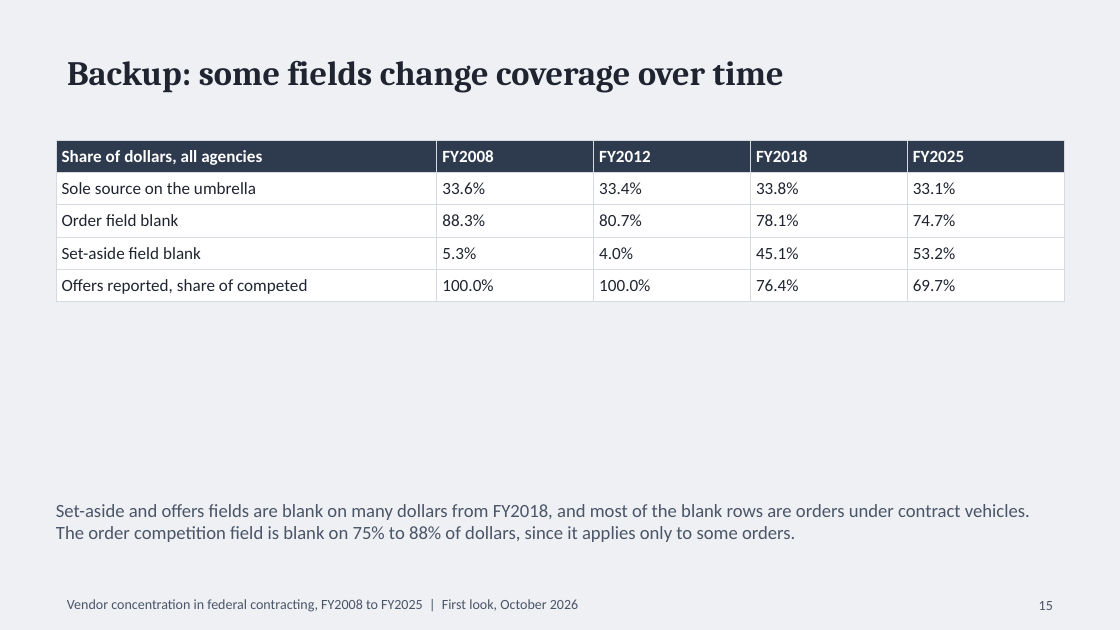
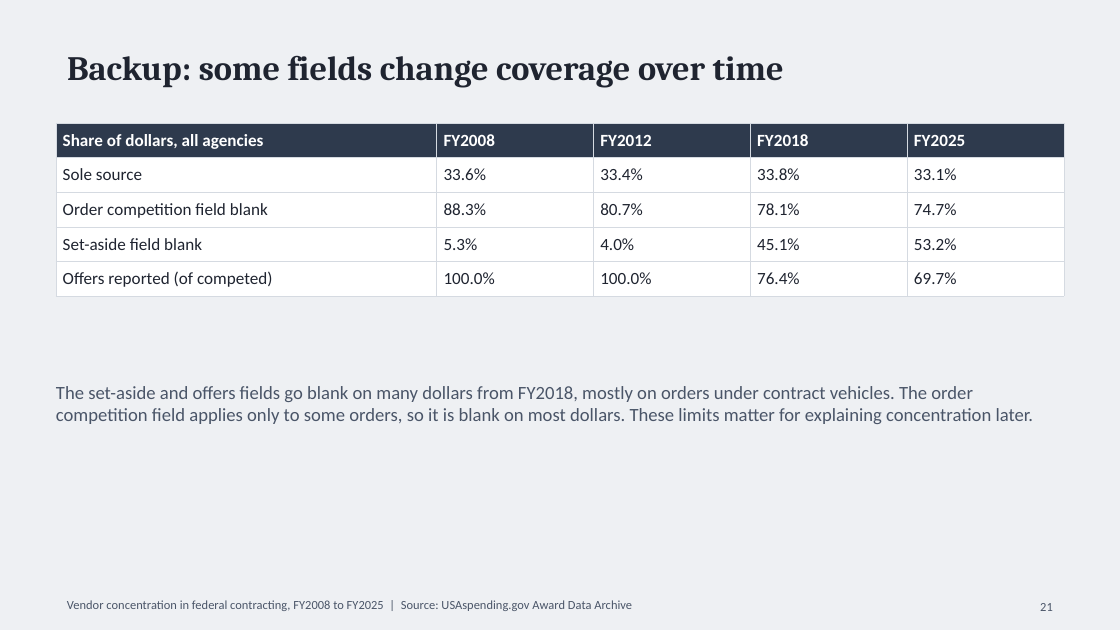
Before and after one commit to abh5227/federal-contracting-concentration, a slide deck: slide 21 of reports/eda/eda_presentation.pptx (slide 15 before the commit). Drawn at 1120x630 pixels with LibreOffice and Linux fonts; fonts in the diff are those of the drawing. Boxes give left, top, right and bottom in pixels: in the first picture for what was removed or moved away, otherwise in the second. Text is boxed around its words. In the diff, an @@ line names an element or a change of style, - is before the commit and + after.

Commit message:
Rebuild the deck around the reviewers' feedback
Sixteen short slides, each with one visual and one plain-language line, every
chart numbered and captioned with axis titles (17 figures):

- What concentration is and why it matters: prices over time, dependence on
  one supplier, fewer bidders next time, resilience.
- The question and scope, the data, and the four processing steps.
- Before and after cleaning: the $13.9B Emerson entry makes one company look
  like 65% of a 1,039-company market (HHI 4,282, against 167 after).
- The segment, the HHI scale, and the HHI worked through company by company on
  VA managed healthcare (9,680).
- Finding 1: the civilian rise beats chance, and without Veterans Affairs it
  is flat. Finding 2: VA adds 11.6 of the 7.2-point rise. Finding 3: the six
  largest concentrated civilian markets, with the companies named. Finding 4:
  the VA policy record (MISSION Act, competed network contracts). Finding 5:
  concentrated money was competed as often as the rest.
- The rising rule checked against shuffled years, and next steps.

The data decisions backup explains each rule in plain words. New tables:
hhi_worked_example.csv and trend_civilian_series.csv.

```diff
--- a/reports/eda/eda_presentation.pptx
+++ b/reports/eda/eda_presentation.pptx
@@ title "Backup: some fields change coverage ...": place and size @@
-title "Backup: some fields change coverage ..." at <box>67,60,784,92</box>
+title "Backup: some fields change coverage ..." at <box>67,55,784,88</box>
@@ table at <box>56,123,1064,291</box> @@
-row 2, column 1: Sole source on the umbrella
+row 2, column 1: Sole source
-row 3, column 1: Order field blank
+row 3, column 1: Order competition field blank
-row 5, column 1: Offers reported, share of competed
+row 5, column 1: Offers reported (of competed)
@@ table: place and size @@
-table at <box>56,140,1064,298</box>
+table at <box>56,123,1064,291</box>
@@ text at <box>56,386,1034,424</box>: text changed @@
-Set-aside and offers fields are blank on many dollars from FY2018, and most of the blank rows are orders under contract vehicles. The order competition field is blank on 75% to 88% of dollars, since it applies only to some orders.
+The set-aside and offers fields go blank on many dollars from FY2018, mostly on orders under contract vehicles. The order competition field applies only to some orders, so it is blank on most dollars. These limits matter for explaining concentration later.
@@ text at <box>67,600,632,611</box>: text changed; size 9 to 8 pt @@
-Vendor concentration in federal contracting, FY2008 to FY2025 | First look, October 2026
+Vendor concentration in federal contracting, FY2008 to FY2025 | Source: USAspending.gov Award Data Archive
@@ page number at <box>1040,603,1053,611</box>: text changed; size 9 to 8 pt @@
-15
+21
```
Also in this commit, not shown: 11 other slides changed, 9 slides added, 3 slides removed, 7 other files.
